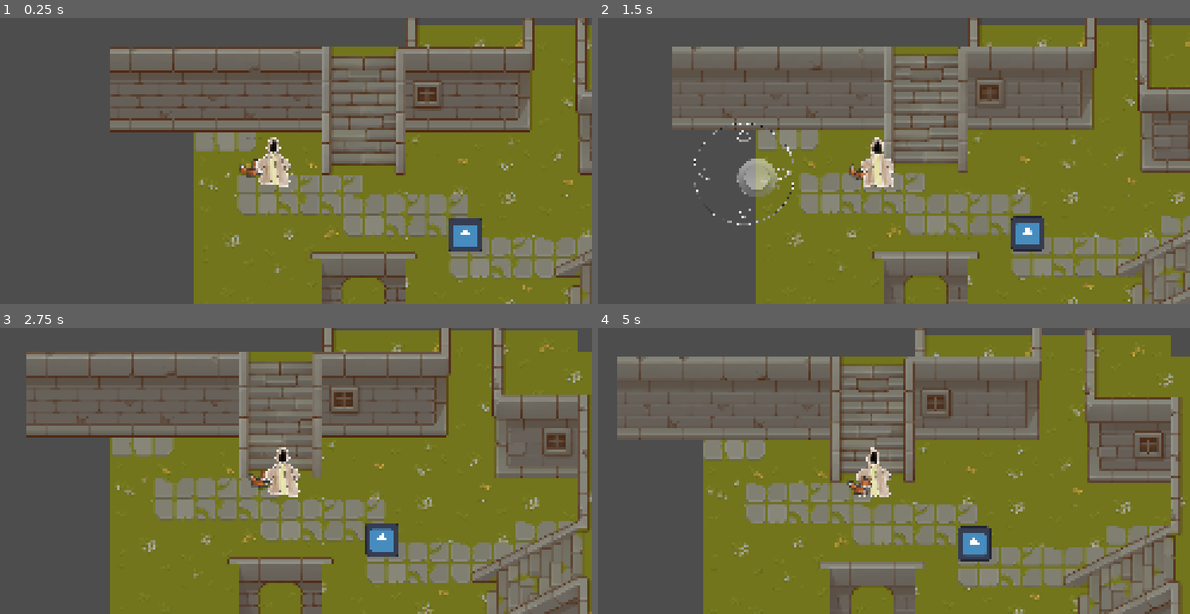
Above: before the commit, frames 1-4 (two rows, left to right).
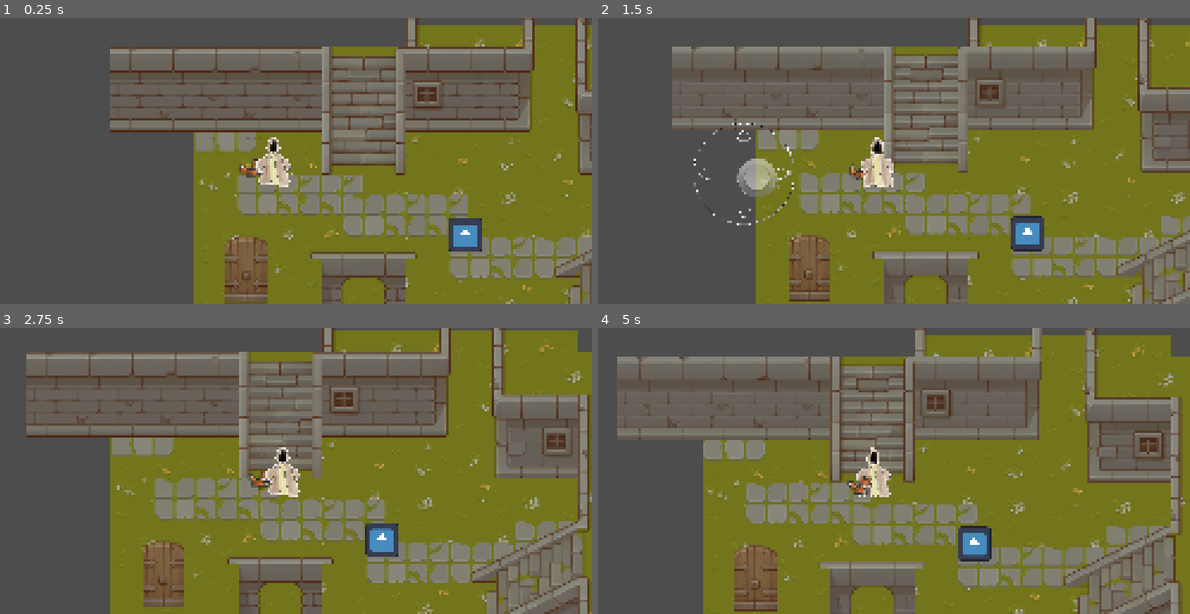
Above: after the commit, the same moments.

Repository: Davinca123/Everbond
Game: Godot game, scene res://scenes/world/world.tscn
Two runs of this game, one before a commit and one after it. Both use one fixed random seed, a clock stepped at 60 frames per second and the inputs below. The engine's default icon, where the game draws it, is replaced by a stand-in: a white triangle on a blue panel in a dark square.
Inputs (mouse positions are in pixels of both pictures, inside the frame that each line leads up to):
- Up to frame 1 (0.25 s): no input
- Up to frame 2 (1.5 s): move the mouse to (1012, 146) at 0.52 s; hold Right (ui_right) 0.53-1.25 s; click (1012, 146) at 0.67 s; drag from (746, 175) to (1036, 235) at 1.27 s
- Up to frame 3 (2.75 s): move the mouse to (337, 408) at 2.02 s; hold Right (ui_right) from 2.03 s (still down)
- Up to frame 4 (5 s): release Right (ui_right) at 2.75 s; drag from (840, 528) to (680, 428) at 2.77 s; move the mouse to (1059, 513) at 3.52 s; hold Left (ui_left) 3.53-4.25 s; drag from (680, 428) to (988, 551) at 4.27 s

The runs differ from the first frame. In frame 1, 1.6% of the frame differs, in the area x 37-46%, y 76-100%; in frame 2, 1.5%; in frame 3, 1.5%; in frame 4, 1.6%.
Error before the commit: Attempt to call function 'send_to_position' in base 'null instance' on a null instance. (res://scenes/ui/game.gd:17)

Commit message:
feat: Add door opening

Diff:
--- /dev/null
+++ b/scenes/objects/door.gd
@@ -0,0 +1,52 @@
+extends StaticBody2D
+
+@onready var interaction_area: Area2D = $InteractionArea
+@onready var collision_shape: CollisionShape2D = $CollisionShape2D
+@onready var sprite_2d: Sprite2D = $Sprite2D
+
+const FRAME_CLOSED: int = 0  # A csukott ajtó csempe indexe
+const FRAME_OPEN: int = 1    # A nyitott ajtó csempe indexe
+
+var player_in_range: bool = false
+var is_open: bool = false
+var interaction_type: String = "chest" # A "chest" típus miatt az UI gomb automatikusan a "Kinyit" feliratot kapja!
+
+func _ready() -> void:
+	interaction_area.body_entered.connect(_on_body_entered)
+	interaction_area.body_exited.connect(_on_body_exited)
+
+	# Figyeljük, mikor nyomja meg a játékos a jobb alsó gombot
+	SignalBus.interaction_pressed.connect(_on_interaction_pressed)
+
+	sprite_2d.frame = FRAME_CLOSED
+
+func _on_body_entered(body: Node2D) -> void:
+	if body.name == "Player" and not is_open:
+		player_in_range = true
+		SignalBus.show_interaction_button.emit(interaction_type)
+
+func _on_body_exited(body: Node2D) -> void:
+	if body.name == "Player":
+		player_in_range = false
+		SignalBus.hide_interaction_button.emit()
+
+func _on_interaction_pressed() -> void:
+	# Csak akkor nyíljon ki, ha a közelben vagyunk, és még csukva van
+	if player_in_range and not is_open:
+		open_door()
+
+func open_door() -> void:
+	is_open = true
+	player_in_range = false
+
+	# 1. Eltüntetjük az UI gombot
+	SignalBus.hide_interaction_button.emit()
+
+	# 2. Kikapcsoljuk a fizikai ütközést (Át lehet sétálni rajta!)
+	# A set_deferred biztonságosabbá teszi a fizikai motor kikapcsolását futás közben
+	collision_shape.set_deferred("disabled", true)
+
+	# 3. TEXTÚRA CSERE: Átállítjuk a Sprite-ot a nyitott ajtó képkockájára!
+	sprite_2d.frame = FRAME_OPEN
+
+	print("Door: Opened successfully using frame texture exchange.")
--- /dev/null
+++ b/scenes/objects/door.tscn
@@ -0,0 +1,30 @@
+[gd_scene format=3 uid="uid://brltg8tefhlph"]
+
+[ext_resource type="Script" uid="uid://csnlf4knnf8tk" path="res://scenes/objects/door.gd" id="1_uw3m6"]
+[ext_resource type="Texture2D" uid="uid://cgk0755v22bpp" path="res://assets/Pixel Art Top Down - Basic v1.2.3/Texture/Extra/TX Props with Shadow.png" id="1_yar34"]
+
+[sub_resource type="RectangleShape2D" id="RectangleShape2D_uw3m6"]
+size = Vector2(32, 49)
+
+[sub_resource type="CapsuleShape2D" id="CapsuleShape2D_xm0wp"]
+radius = 27.0
+height = 76.0
+
+[node name="Node2D" type="StaticBody2D" unique_id=1863234116]
+script = ExtResource("1_uw3m6")
+
+[node name="Sprite2D" type="Sprite2D" parent="." unique_id=437628292]
+texture = ExtResource("1_yar34")
+vframes = 2
+region_enabled = true
+region_rect = Rect2(32, 96, 32, 128)
+
+[node name="CollisionShape2D" type="CollisionShape2D" parent="." unique_id=1363454685]
+visible = false
+position = Vector2(0, 0.5)
+shape = SubResource("RectangleShape2D_uw3m6")
+
+[node name="InteractionArea" type="Area2D" parent="." unique_id=830554990]
+
+[node name="CollisionShape2D" type="CollisionShape2D" parent="InteractionArea" unique_id=1957453873]
+shape = SubResource("CapsuleShape2D_xm0wp")
--- a/scenes/ui/game.gd
+++ b/scenes/ui/game.gd
@@ -14,4 +14,4 @@
 		var world_click_pos = get_canvas_transform().affine_inverse() * event.position
 
 		# Elküldjük a lényt a megérintett pontra
-		companion.send_to_position(world_click_pos)
+		#companion.send_to_position(world_click_pos)
--- a/scenes/world/world.tscn
+++ b/scenes/world/world.tscn
@@ -8,6 +8,7 @@
 [ext_resource type="Texture2D" uid="uid://fapgip4ljce6" path="res://assets/Pixel Art Top Down - Basic v1.2.3/Texture/TX Tileset Wall.png" id="3_j2gmx"]
 [ext_resource type="Texture2D" uid="uid://d0ntxmxs3g2sd" path="res://assets/Pixel Art Top Down - Basic v1.2.3/Texture/TX Struct.png" id="4_1yooq"]
 [ext_resource type="PackedScene" uid="uid://dwudlhw4kt30x" path="res://scenes/ui/screen_ui.tscn" id="4_6m72w"]
+[ext_resource type="PackedScene" uid="uid://brltg8tefhlph" path="res://scenes/objects/door.tscn" id="5_gb53w"]
 [ext_resource type="PackedScene" uid="uid://4lqc8dw283u7" path="res://scenes/npc/npc.tscn" id="5_v5dby"]
 
 [sub_resource type="TileSetAtlasSource" id="TileSetAtlasSource_j2gmx"]
@@ -600,6 +601,12 @@
 sources/0 = SubResource("TileSetAtlasSource_1yooq")
 sources/1 = SubResource("TileSetAtlasSource_gb53w")
 
+[sub_resource type="TileSetScenesCollectionSource" id="TileSetScenesCollectionSource_5qq27"]
+scenes/1/scene = ExtResource("5_gb53w")
+
+[sub_resource type="TileSet" id="TileSet_g7b7a"]
+sources/1 = SubResource("TileSetScenesCollectionSource_5qq27")
+
 [node name="World" type="Node2D" unique_id=1611066378]
 script = ExtResource("1_0tnpc")
 
@@ -615,6 +622,11 @@
 scale = Vector2(5, 5)
 tile_map_data = PackedByteArray("AAAFAP3/AAABAAEAAAAFAP7/AAABAAIAAAAFAP//AAAGAAYAAAAFAAAAAAAGAAcAAAAGAP3/AAACAAEAAAAGAP …(992 unchanged characters)…
 tile_set = SubResource("TileSet_2lyp8")
+
+[node name="Objects_TileMapLayer" type="TileMapLayer" parent="." unique_id=876665083]
+scale = Vector2(5, 5)
+tile_map_data = PackedByteArray("AAACAAgAAQAAAAAAAQA=")
+tile_set = SubResource("TileSet_g7b7a")
 
 [node name="ColorRect" type="Sprite2D" parent="." unique_id=1993824651]
 visible = false
Not shown, added: scenes/objects/door.gd.uid
